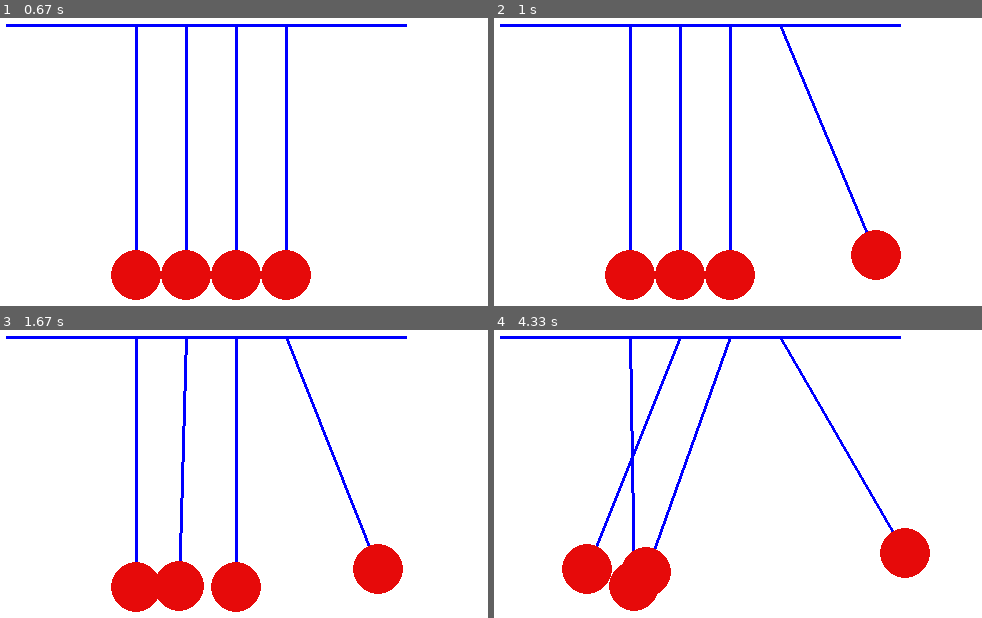
Above: before the commit, frames 1-4 (two rows, left to right).
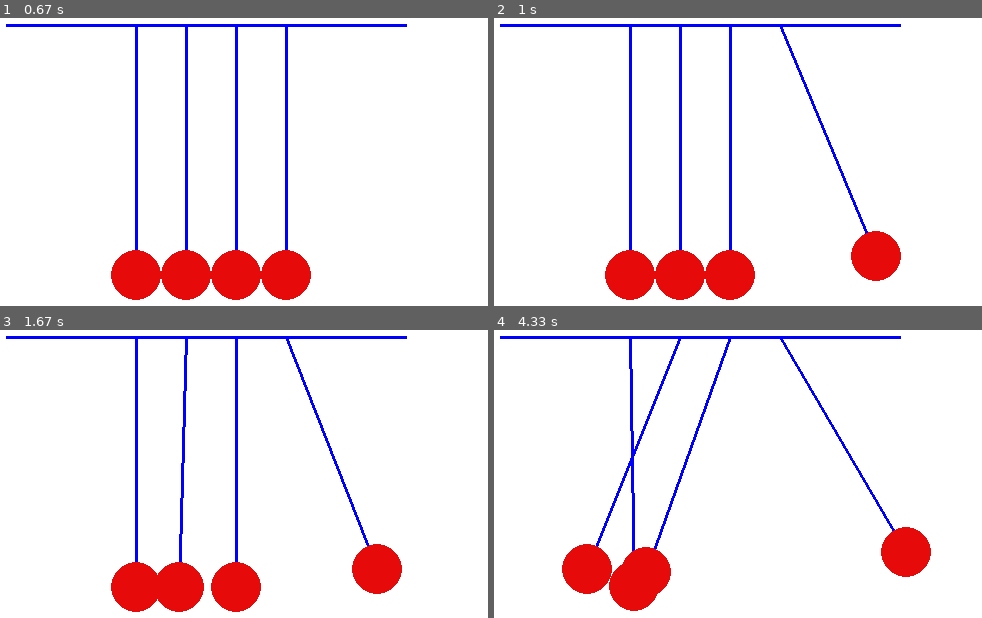
Above: after the commit, the same moments.

Repository: setiabudidaya/Pygame-physics
Game: pygame game, started from multiplePendulums.py
Same seed, same stepped clock (60 frames per second), same inputs: the game is played once before the commit and once after it.
Inputs (mouse positions are in pixels of both pictures, inside the frame that each line leads up to):
- Up to frame 1 (0.67 s): click (204, 225) at 0.4 s
- Up to frame 2 (1 s): press the mouse at (698, 225) at 0.7 s; move the mouse to (outside the picture) at 0.8 s; release the mouse at (outside the picture) at 0.93 s
- Up to frame 3 (1.67 s): click (outside the picture) at 1.57 s
- Up to frame 4 (4.33 s): click (864, 612) at 1.9 s; press the mouse at (864, 612) at 2.2 s; move the mouse to (899, 554) at 2.3 s; release the mouse at (933, 499) at 2.43 s; press the mouse at (864, 612) at 2.87 s; move the mouse to (708, 615) at 2.97 s; release the mouse at (outside the picture) at 3.1 s; press the mouse at (864, 612) at 3.2 s; move the mouse to (outside the picture) at 3.3 s; release the mouse at (outside the picture) at 3.43 s; click (601, 381) at 4.07 s

Frame 1 is identical in both runs. In frame 2, 0.1% of the frame differs, in the area x 58-84%, y 4-92%; in frame 3, 0.3%; in frame 4, 0.3%, in the area x 59-90%, y 4-87%.

Commit message:
Improved comments

Diff:
--- a/Pendulum.py
+++ b/Pendulum.py
@@ -36,28 +36,35 @@
                            bobSize, 0)
 
 
-
 def dist(a, b, x, y):
     """Return distance between 2 points"""
     d = math.hypot(a-x, b-y)
     return d
 
 def onPath(a, b, length, pivot_y):
-    """Move coordinates onto the path of the pendulum"""
+    """
+    Move coordinates (a, b) yo closest point on path of the pendulum
+    Used to ensure pendulum sticks to it's path when it's selected
+    i.e. it doesn't just follow the mouse position
+    x"""
+
     angle = 0.5*math.pi - math.atan2(b, a)
+    # Limit the range of motion to 0.48pi radians either side of rest
     if math.fabs(angle) > 0.48*math.pi:
         angle = 0.48*math.pi
-    x = length*math.sin(angle)
-    y = pivot_y + length*math.cos(angle)
-    return (x, y)
+    x = round(length*math.sin(angle))
+    y = round(pivot_y + length*math.cos(angle))
+    return (int(x), int(y))
 
 def collide(p1, p2):
     """Check if 2 pendulums have collided and if so alter v_x"""
+    # If centre to centre distance < bobSize they have collided
     if dist(p1.x + p1.pivot_x, p1.y, p2.x + p2.pivot_x, p2.y) < 50:
-       (p1.v_x, p2.v_x) = (p2.v_x, p1.v_x)
-       if p1.x < p2.x:
-           p2.x - 3
-           p2.x + 3
-       if p1.x > p2.x:
-           p1.x + 3
-           p2.x - 3
+        # Assume totally elastic collision
+        (p1.v_x, p2.v_x) = (p2.v_x, p1.v_x)
+        if p1.x < p2.x:
+            p2.x - 3
+            p2.x + 3
+        else:
+            p1.x + 3
+            p2.x - 3
